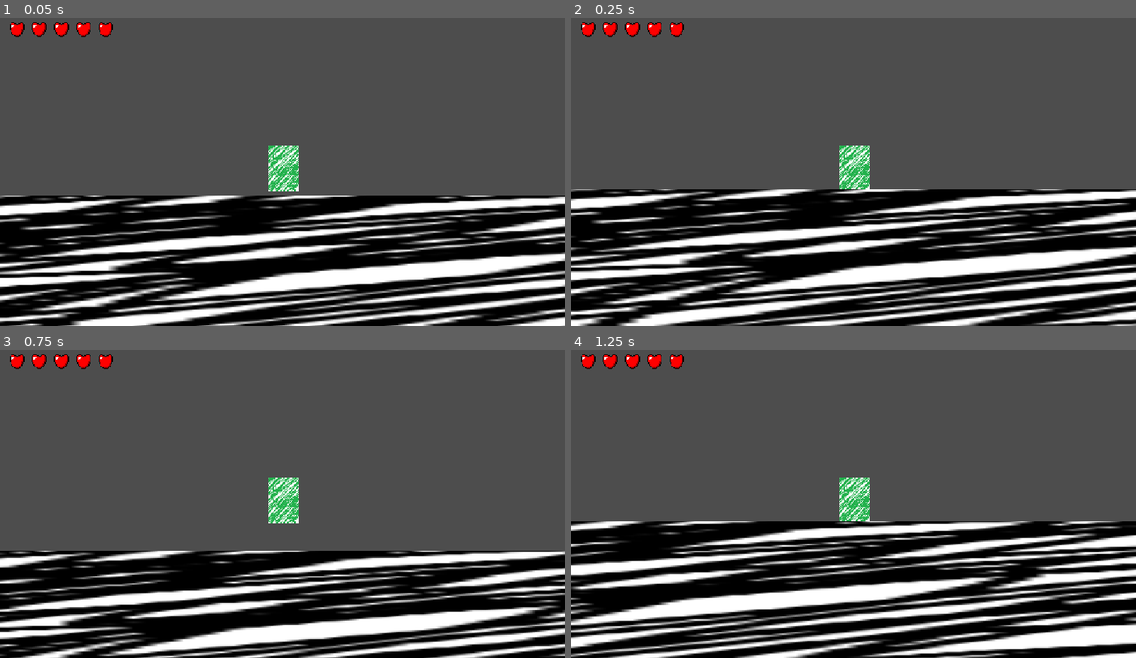
Above: before the commit, frames 1-4 (two rows, left to right).
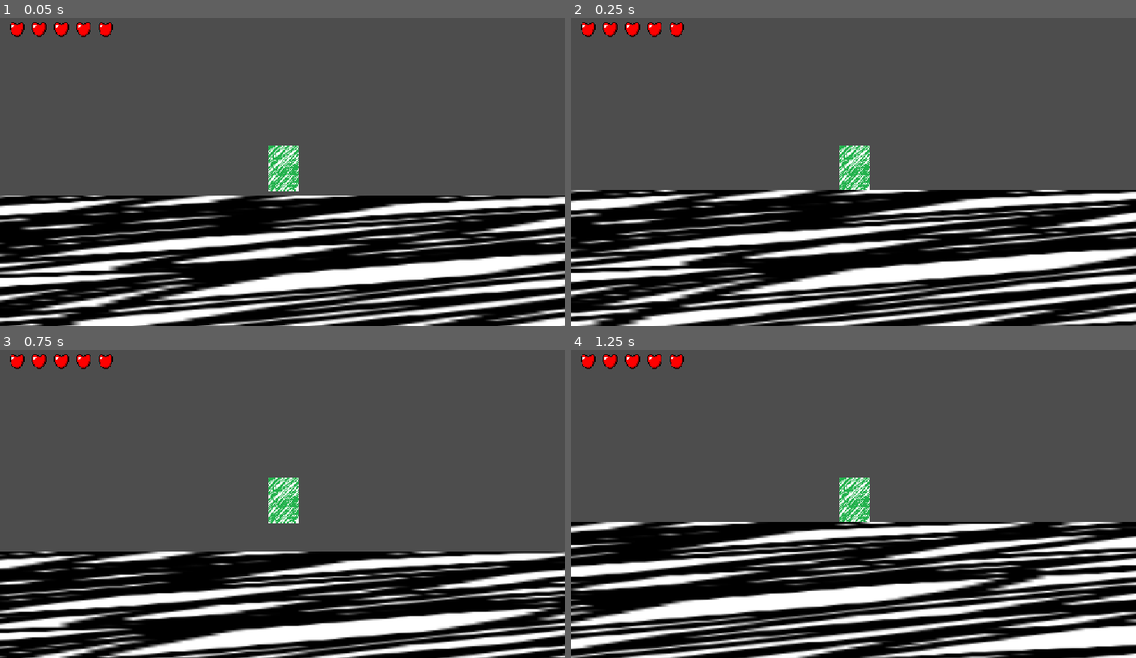
Above: after the commit, the same moments.

Repository: tanlanman123/bluecell
Game: Godot game, scene res://scenes/FirstRoom.tscn
The game is run twice, just before and just after one commit, with the same random seed, the same clock (stepped at 60 frames per second) and the same inputs. Before the commit the project starts from res://scenes/node_2d.tscn.
Inputs:
- Up to frame 1 (0.05 s): no input
- Up to frame 2 (0.25 s): no input
- Up to frame 3 (0.75 s): tap Enter at 0.5 s; hold D (move_right) from 0.53 s (still down); tap Z (press_z) at 0.6 s
- Up to frame 4 (1.25 s): keep holding D (move_right)

Frame 1 is identical in both runs. In frame 2, 20% of the frame differs, in the area x 0-100%, y 55-100%; in frame 3, 15%; in frame 4, 20%.

Commit message:
omfg that was too many bugs
the player can take damage but cant die yet

Diff:
--- a/scenes/node_2d.tscn
+++ b/scenes/FirstRoom.tscn
@@ -1,17 +1,17 @@
 [gd_scene format=3 uid="uid://coevnjbh42xg"]
 
-[ext_resource type="Texture2D" uid="uid://cy50d1ydklcmg" path="res://assets/platform placeholder.png" id="1_4vge2"]
-[ext_resource type="PackedScene" uid="uid://dmqsldlk1yup6" path="res://scenes/enemy.tscn" id="2_rnjyy"]
-[ext_resource type="PackedScene" uid="uid://ccalcpwyyiaed" path="res://scenes/player.tscn" id="3_rnjyy"]
-[ext_resource type="Texture2D" uid="uid://7vtij40xj408" path="res://assets/heart.png" id="4_4vge2"]
+[ext_resource type="Texture2D" uid="uid://cy50d1ydklcmg" path="res://assets/platform placeholder.png" id="1_p2gis"]
+[ext_resource type="PackedScene" uid="uid://dmqsldlk1yup6" path="res://scenes/enemy.tscn" id="2_fbk86"]
+[ext_resource type="PackedScene" uid="uid://ccalcpwyyiaed" path="res://scenes/player.tscn" id="3_wcunh"]
+[ext_resource type="Texture2D" uid="uid://7vtij40xj408" path="res://assets/heart.png" id="4_let00"]
 
 [sub_resource type="RectangleShape2D" id="RectangleShape2D_go7kn"]
-size = Vector2(20, 275)
+size = Vector2(20.052185, 277.5)
 
 [sub_resource type="CanvasItemMaterial" id="CanvasItemMaterial_og2xu"]
 
 [sub_resource type="AtlasTexture" id="AtlasTexture_04qyp"]
-atlas = ExtResource("4_4vge2")
+atlas = ExtResource("4_let00")
 region = Rect2(0, 0, 32, 32)
 
 [sub_resource type="SpriteFrames" id="SpriteFrames_j7wrs"]
@@ -20,13 +20,13 @@
 "duration": 1.0,
 "texture": SubResource("AtlasTexture_04qyp")
 }],
-"loop": true,
+"loop": 1,
 "name": &"default",
 "speed": 5.0
 }]
 
 [sub_resource type="AtlasTexture" id="AtlasTexture_fws66"]
-atlas = ExtResource("4_4vge2")
+atlas = ExtResource("4_let00")
 region = Rect2(0, 0, 32, 32)
 
 [sub_resource type="SpriteFrames" id="SpriteFrames_hh0fu"]
@@ -35,79 +35,79 @@
 "duration": 1.0,
 "texture": SubResource("AtlasTexture_fws66")
 }],
-"loop": true,
+"loop": 1,
 "name": &"default",
 "speed": 5.0
 }]
 
 [node name="Root" type="Node2D" unique_id=1462337539]
 position = Vector2(144, 200)
-metadata/_edit_group_ = true
 
 [node name="floor" type="StaticBody2D" parent="." unique_id=1345941318]
 top_level = true
 position = Vector2(521, 781)
 
 [node name="CollisionShape2D" type="CollisionShape2D" parent="floor" unique_id=737113337]
+position = Vector2(2.0480347, -1.25)
 scale = Vector2(78.49039, 1)
 shape = SubResource("RectangleShape2D_go7kn")
 
 [node name="placeholder" type="Sprite2D" parent="floor" unique_id=54740409]
 material = SubResource("CanvasItemMaterial_og2xu")
 scale = Vector2(12.828668, 1.4560012)
-texture = ExtResource("1_4vge2")
+texture = ExtResource("1_p2gis")
 offset = Vector2(0, 0.5)
 
-[node name="Enemy" parent="." unique_id=1010637737 instance=ExtResource("2_rnjyy")]
-position = Vector2(961, 385)
+[node name="Enemy" parent="." unique_id=1010637737 instance=ExtResource("2_fbk86")]
+position = Vector2(961, 390)
 
-[node name="Player" parent="." unique_id=214216069 instance=ExtResource("3_rnjyy")]
+[node name="Player" parent="." unique_id=214216069 instance=ExtResource("3_wcunh")]
 position = Vector2(-60, 411)
 
-[node name="health_bar" type="CanvasLayer" parent="." unique_id=1265505436]
+[node name="healthBar" type="CanvasLayer" parent="." unique_id=1265505436]
 
-[node name="HBoxContainer" type="HBoxContainer" parent="health_bar" unique_id=1776830293]
+[node name="HBoxContainer" type="HBoxContainer" parent="healthBar" unique_id=1776830293]
 offset_left = 35.0
 offset_top = 42.0
 offset_right = 127.0
 offset_bottom = 82.0
 scale = Vector2(1.8799993, 1.8000009)
 
-[node name="heart" type="TextureRect" parent="health_bar/HBoxContainer" unique_id=318703456]
+[node name="heart" type="TextureRect" parent="healthBar/HBoxContainer" unique_id=318703456]
 texture_filter = 1
 custom_minimum_size = Vector2(19.725, 0)
 layout_mode = 2
 
-[node name="AnimatedSprite2D" type="AnimatedSprite2D" parent="health_bar/HBoxContainer/heart" unique_id=1939262925]
+[node name="AnimatedSprite2D" type="AnimatedSprite2D" parent="healthBar/HBoxContainer/heart" unique_id=1939262925]
 sprite_frames = SubResource("SpriteFrames_j7wrs")
 
-[node name="heart3" type="TextureRect" parent="health_bar/HBoxContainer" unique_id=539847017]
+[node name="heart3" type="TextureRect" parent="healthBar/HBoxContainer" unique_id=539847017]
 texture_filter = 1
 custom_minimum_size = Vector2(19.725, 0)
 layout_mode = 2
 
-[node name="AnimatedSprite2D" type="AnimatedSprite2D" parent="health_bar/HBoxContainer/heart3" unique_id=1053797033]
+[node name="AnimatedSprite2D" type="AnimatedSprite2D" parent="healthBar/HBoxContainer/heart3" unique_id=1053797033]
 sprite_frames = SubResource("SpriteFrames_j7wrs")
 
-[node name="heart4" type="TextureRect" parent="health_bar/HBoxContainer" unique_id=475421600]
+[node name="heart4" type="TextureRect" parent="healthBar/HBoxContainer" unique_id=475421600]
 texture_filter = 1
 custom_minimum_size = Vector2(19.725, 0)
 layout_mode = 2
 
-[node name="AnimatedSprite2D" type="AnimatedSprite2D" parent="health_bar/HBoxContainer/heart4" unique_id=449538350]
+[node name="AnimatedSprite2D" type="AnimatedSprite2D" parent="healthBar/HBoxContainer/heart4" unique_id=449538350]
 sprite_frames = SubResource("SpriteFrames_j7wrs")
 
-[node name="heart5" type="TextureRect" parent="health_bar/HBoxContainer" unique_id=1051813340]
+[node name="heart5" type="TextureRect" parent="healthBar/HBoxContainer" unique_id=1051813340]
 texture_filter = 1
 custom_minimum_size = Vector2(19.725, 0)
 layout_mode = 2
 
-[node name="AnimatedSprite2D" type="AnimatedSprite2D" parent="health_bar/HBoxContainer/heart5" unique_id=1869056133]
+[node name="AnimatedSprite2D" type="AnimatedSprite2D" parent="healthBar/HBoxContainer/heart5" unique_id=1869056133]
 sprite_frames = SubResource("SpriteFrames_j7wrs")
 
-[node name="heart2" type="TextureRect" parent="health_bar/HBoxContainer" unique_id=1400420259]
+[node name="heart2" type="TextureRect" parent="healthBar/HBoxContainer" unique_id=1400420259]
 texture_filter = 1
 layout_mode = 2
 
-[node name="AnimatedSprite2D" type="AnimatedSprite2D" parent="health_bar/HBoxContainer/heart2" unique_id=2066303493]
+[node name="AnimatedSprite2D" type="AnimatedSprite2D" parent="healthBar/HBoxContainer/heart2" unique_id=2066303493]
 sprite_frames = SubResource("SpriteFrames_hh0fu")
--- a/scenes/enemy.tscn
+++ b/scenes/enemy.tscn
@@ -1,50 +1,51 @@
 [gd_scene format=3 uid="uid://dmqsldlk1yup6"]
 
 [ext_resource type="Texture2D" uid="uid://cvx837hhb2k23" path="res://assets/enemy placeholder.png" id="1_7p1mj"]
-[ext_resource type="Script" uid="uid://810010iovqak" path="res://scenes/VerySimpleAI.gd" id="1_md0e3"]
+[ext_resource type="Script" uid="uid://810010iovqak" path="res://scripts/VerySimpleAI.gd" id="1_md0e3"]
+[ext_resource type="Script" uid="uid://bqud3dg7cw5p7" path="res://scripts/HurtScript.gd" id="3_4ra3w"]
 
 [sub_resource type="RectangleShape2D" id="RectangleShape2D_og2xu"]
-size = Vector2(111.81818, 36.451416)
+size = Vector2(40.999996, 36.451416)
 
-[sub_resource type="CircleShape2D" id="CircleShape2D_5m1cd"]
-radius = 600.0
+[sub_resource type="RectangleShape2D" id="RectangleShape2D_go7kn"]
+size = Vector2(76, 24)
 
 [node name="Enemy" type="CharacterBody2D" unique_id=1010637737]
 script = ExtResource("1_md0e3")
 
 [node name="Sprite2D" type="Sprite2D" parent="." unique_id=1065366453]
 position = Vector2(0, 39.999996)
-scale = Vector2(0.53598595, -0.10101711)
+scale = Vector2(0.21598667, -0.10101711)
 texture = ExtResource("1_7p1mj")
 
-[node name="EnemyHitbox" type="CollisionShape2D" parent="." unique_id=1625374175]
-position = Vector2(0, 41.484985)
+[node name="EnemyCollider" type="CollisionShape2D" parent="." unique_id=1625374175]
+position = Vector2(-5.9604645e-08, 41.484985)
 scale = Vector2(0.5365854, 0.46555033)
 shape = SubResource("RectangleShape2D_og2xu")
 
-[node name="EnemyDetectionArea" type="Area2D" parent="." unique_id=874665610]
-
-[node name="DetectionArea" type="CollisionShape2D" parent="EnemyDetectionArea" unique_id=940897086]
-position = Vector2(0, 1)
-shape = SubResource("CircleShape2D_5m1cd")
-disabled = true
-
 [node name="LeftRay" type="RayCast2D" parent="." unique_id=2130063805]
-position = Vector2(-35, 49)
+position = Vector2(-11, 46)
 target_position = Vector2(0, 7)
 hit_from_inside = true
 
 [node name="RightRay" type="RayCast2D" parent="." unique_id=559337598]
-position = Vector2(35, 49)
+position = Vector2(11, 46)
 target_position = Vector2(0, 7)
 hit_from_inside = true
 
 [node name="LeftWallRay" type="RayCast2D" parent="." unique_id=1164009293]
-position = Vector2(-34, 44)
+position = Vector2(-11, 48)
 target_position = Vector2(-2, 0)
 
 [node name="RightWallRay" type="RayCast2D" parent="." unique_id=1415472597]
-position = Vector2(34, 44)
+position = Vector2(11, 48)
 target_position = Vector2(2, 0)
 
-[connection signal="body_exited" from="EnemyDetectionArea" to="." method="_on_enemy_detection_area_body_exited"]
+[node name="Enemy HurtBox" type="Area2D" parent="." unique_id=1653090642]
+script = ExtResource("3_4ra3w")
+
+[node name="EnemyHurtBox" type="CollisionShape2D" parent="Enemy HurtBox" unique_id=1955641186]
+position = Vector2(0, 38)
+shape = SubResource("RectangleShape2D_go7kn")
+
+[connection signal="area_entered" from="Enemy HurtBox" to="Enemy HurtBox" method="_on_area_entered"]
--- a/scenes/player.tscn
+++ b/scenes/player.tscn
@@ -4,14 +4,13 @@
 [ext_resource type="Texture2D" uid="uid://dcolu18fprwdw" path="res://assets/Untitled.png" id="2_qhqgy"]
 
 [sub_resource type="RectangleShape2D" id="RectangleShape2D_4vge2"]
-size = Vector2(35, 49)
+size = Vector2(32, 44)
+
+[sub_resource type="RectangleShape2D" id="RectangleShape2D_og2xu"]
+size = Vector2(30, 8)
 
 [node name="Player" type="CharacterBody2D" unique_id=214216069]
 script = ExtResource("1_g2els")
-
-[node name="CollisionShape2D" type="CollisionShape2D" parent="." unique_id=2006559685]
-position = Vector2(0.5, 0.5)
-shape = SubResource("RectangleShape2D_4vge2")
 
 [node name="Camera2D" type="Camera2D" parent="." unique_id=1267616324]
 zoom = Vector2(2, 2)
@@ -20,3 +19,13 @@
 position = Vector2(1, 1)
 scale = Vector2(0.26016256, 0.23711324)
 texture = ExtResource("2_qhqgy")
+
+[node name="Area2D" type="Area2D" parent="." unique_id=294479446]
+
+[node name="PlayerHitBox" type="CollisionShape2D" parent="Area2D" unique_id=2006559685]
+position = Vector2(1, 2)
+shape = SubResource("RectangleShape2D_4vge2")
+
+[node name="player collision" type="CollisionShape2D" parent="." unique_id=1857106137]
+position = Vector2(1, 20)
+shape = SubResource("RectangleShape2D_og2xu")
--- /dev/null
+++ b/scripts/HurtScript.gd
@@ -0,0 +1,23 @@
+extends Area2D
+
+@onready var heart = get_node("/root/Root/healthBar/HBoxContainer/heart")
+@onready var heart2 = get_node("/root/Root/healthBar/HBoxContainer/heart2")
+@onready var heart3 = get_node("/root/Root/healthBar/HBoxContainer/heart3")
+@onready var heart4 = get_node("/root/Root/healthBar/HBoxContainer/heart4")
+@onready var heart5 = get_node("/root/Root/healthBar/HBoxContainer/heart5")
+
+func _on_area_entered(body: Node2D) -> void:
+	print("1")
+	if body.name == "PlayerHitBox" or body.name == "Area2D":
+		print("2")
+		if heart.visible == true:
+			heart.visible = false
+		elif heart2.visible == true:
+			heart2.visible = false
+		elif heart3.visible == true:
+			heart3.visible = false
+		elif heart4.visible == true:
+			heart4.visible = false
+		elif heart5.visible == true:
+			heart5.visible = false
+			print("you died")
--- a/scenes/VerySimpleAI.gd
+++ b/scripts/VerySimpleAI.gd
@@ -4,7 +4,7 @@
 @onready var sprite_2d: Sprite2D = $Sprite2D
 
 @export var speed: float = 80
-var gravity = 15
+var gravity = 12
 
 @export_range(-1, 1) var dir: int = 1
 
--- a/scripts/player.gd
+++ b/scripts/player.gd
@@ -1,15 +1,13 @@
 extends CharacterBody2D
 
 
-var SPEED = 250.0
-var JUMP_VELOCITY = -500.0
+@export var SPEED = 250.0
+@export var JUMP_VELOCITY = -500.0
 
 func _physics_process(delta: float) -> void:
 	# Add the gravity.
 	if not is_on_floor():
 		velocity += get_gravity() * delta
-
-
 
 	# Handle jump.
 	if Input.is_action_just_pressed("press_z") and is_on_floor():
@@ -26,12 +24,11 @@
 
 	move_and_slide()
 
-
 var hearts_list : Array[TextureRect]
 var health = 5
 
 func _ready() -> void:
-	var hearts_parent = $"../health_bar/HBoxContainer"
+	var hearts_parent = $"../healthBar/HBoxContainer"
 	for child in hearts_parent.get_children():
 		hearts_list.append(child)
 	print(hearts_list)
Not shown, added: scripts/HurtScript.gd.uid
Renamed: scenes/VerySimpleAI.gd.uid -> scripts/VerySimpleAI.gd.uid
